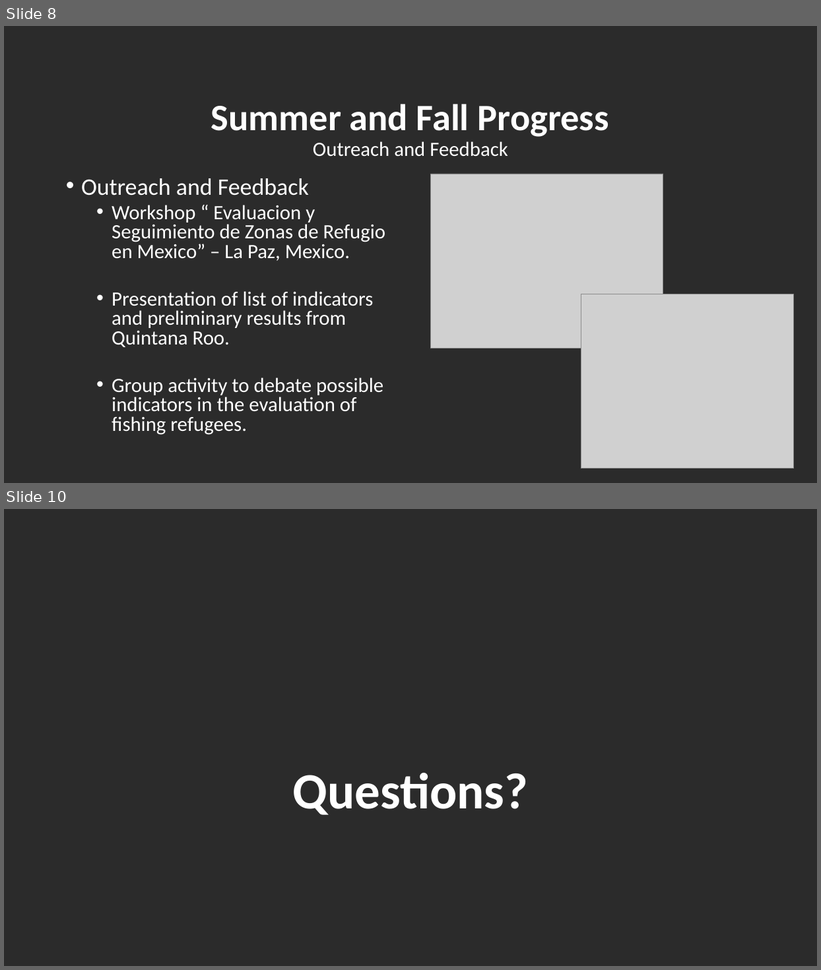
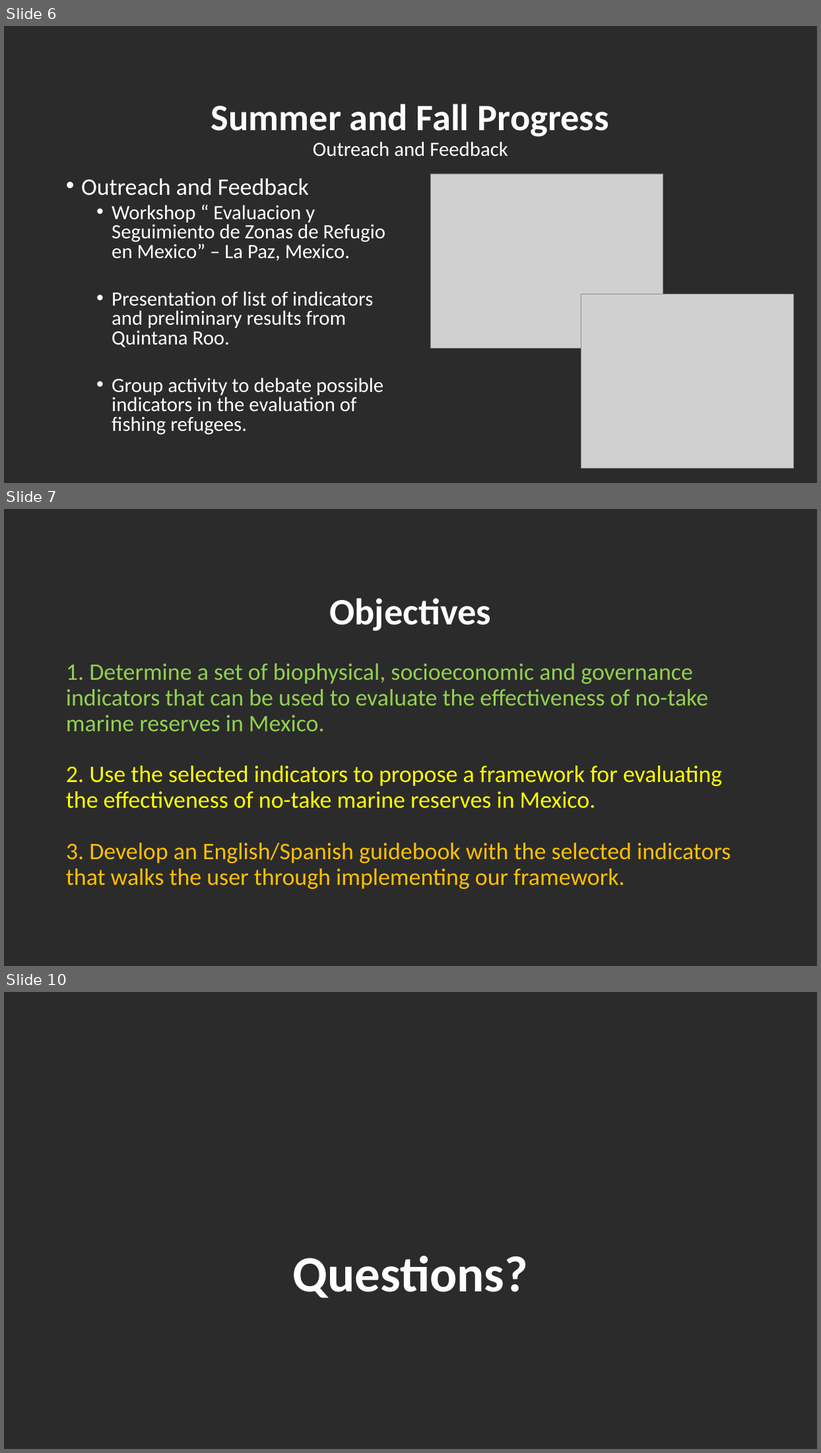
Before and after one commit to turfeffect/Docs, a slide deck: Presentations/Fall Review Meeting/A FRAMEWORK TO EVALUATE MARINE RESERVES IN MEXICO.pptx. Shown one above the other, each under a label of ours: slides 8 and 10 before the commit, slides 6, 7 and 10 after it; the slides between them are not shown. The pictures are 821x970 and 821x1453 pixels, drawn with LibreOffice and Linux fonts; fonts in the diff are those of the drawing; grey boxes stand for pictures; background and template pictures are left out; a plain dark background stands for a picture behind light text. Boxes give left, top, right and bottom in pixels: in the first picture for what was removed or moved away, otherwise in the second. Text is boxed around its words. In the diff, an @@ line names an element or a change of style, - is before the commit and + after.

```diff
--- a/Presentations/Fall Review Meeting/A FRAMEWORK TO EVALUATE MARINE RESERVES IN MEXICO.pptx
+++ b/Presentations/Fall Review Meeting/A FRAMEWORK TO EVALUATE MARINE RESERVES IN MEXICO.pptx
@@ slide 7 added at bbox=[4, 509, 817, 966], background picture (left out) @@
@@ title added at bbox=[329, 598, 491, 631], 44 pt, text #FFFFFF, bold @@
+Objectives
@@ text added at bbox=[66, 663, 731, 889], 28 pt, text #92D050 @@
+1. Determine a set of biophysical, socioeconomic and governance indicators that can be used to evaluate the effectiveness of no-take marine reserves in Mexico.
+2. Use the selected indicators to propose a framework for evaluating the effectiveness of no-take marine reserves in Mexico.
+3. Develop an English/Spanish guidebook with the selected indicators that walks the user through implementing our framework.
@@ what was slide 8 is now slide 6 @@
```
Also in this commit, not shown: 6 slides changed, 1 slide removed.
